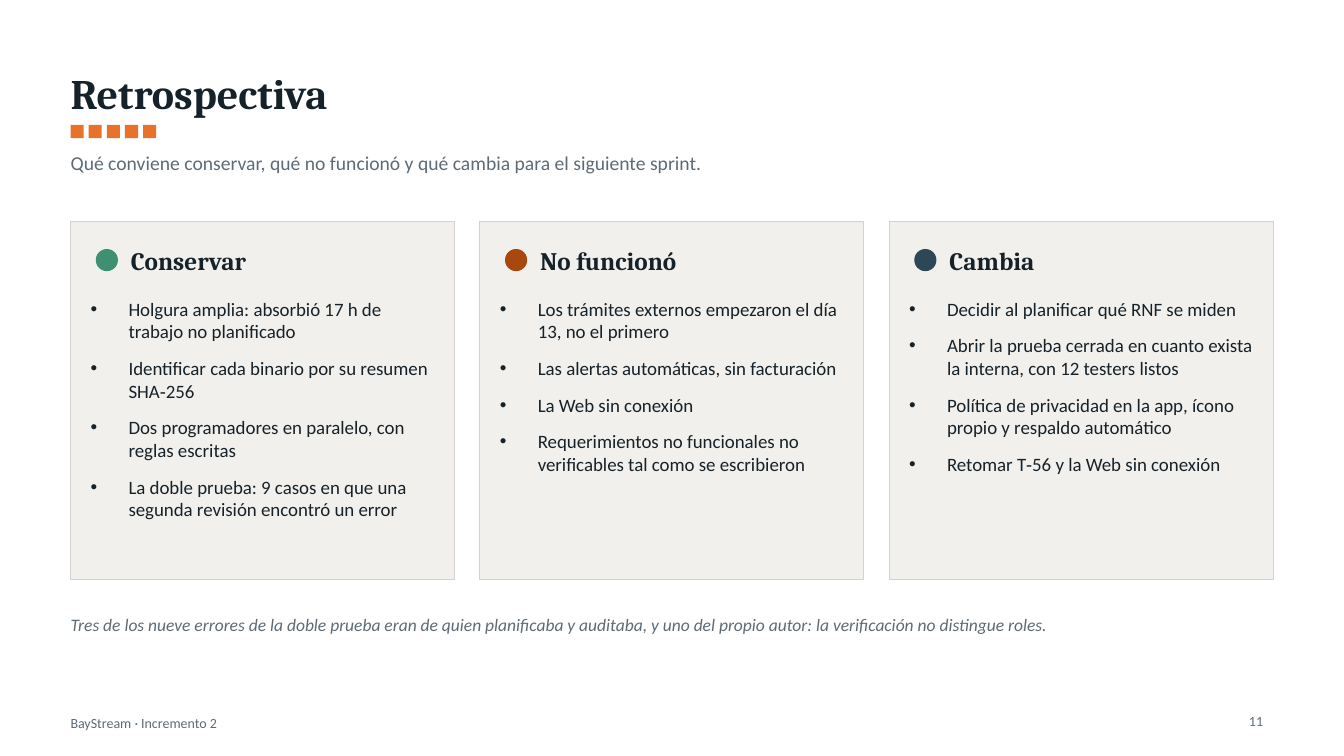
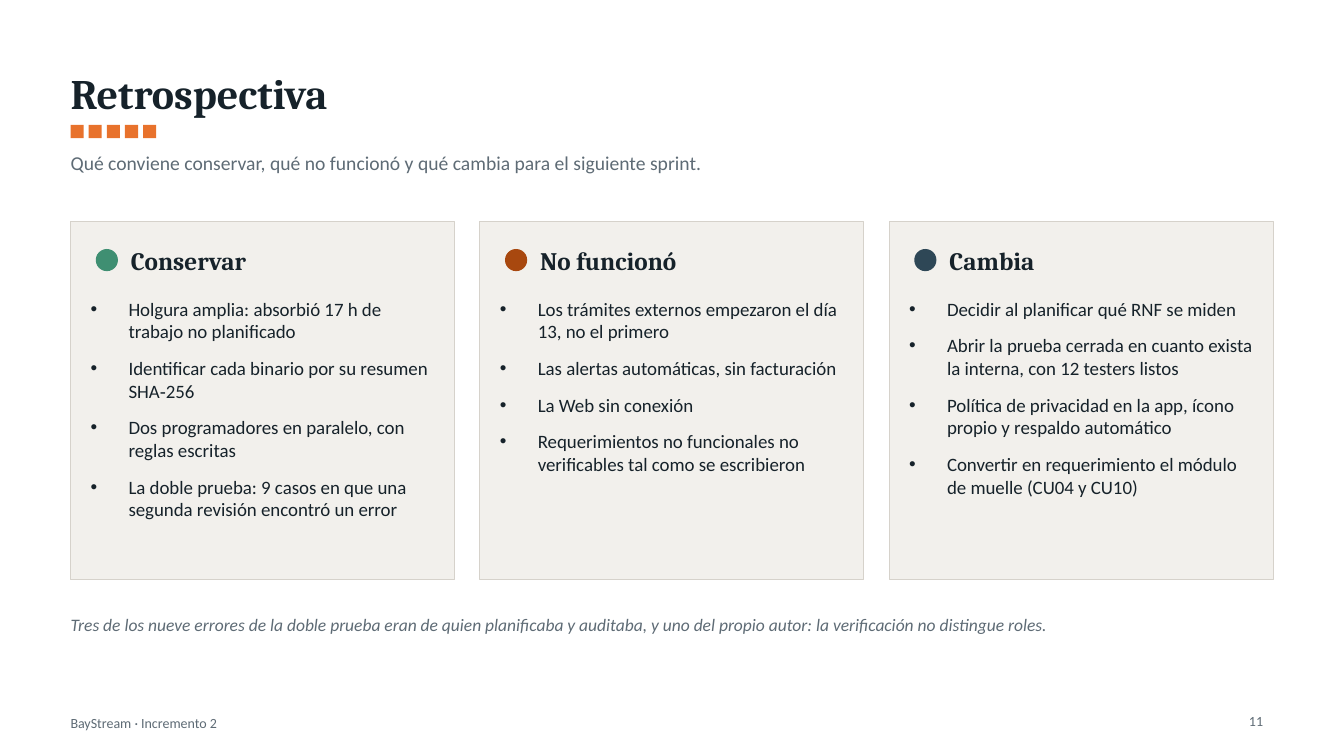
Before and after one commit to YovaWarrior/Proyecto-BayStream, a slide deck: slide 11 of docs/BayStream_Incremento2_Presentacion.pptx. Drawn at 1344x756 pixels with LibreOffice and Linux fonts; fonts in the diff are those of the drawing. Boxes give left, top, right and bottom in pixels: in the first picture for what was removed or moved away, otherwise in the second. Text is boxed around its words. In the diff, an @@ line names an element or a change of style, - is before the commit and + after.

```diff
--- a/docs/BayStream_Incremento2_Presentacion.pptx
+++ b/docs/BayStream_Incremento2_Presentacion.pptx
@@ text at <box>947,458,1237,497</box>: text changed @@
-• Retomar T‑56 y la Web sin conexión
+• Convertir en requerimiento el módulo de muelle (CU04 y CU10)
```
Also in this commit, not shown: 2 other slides changed, 3 other files.
